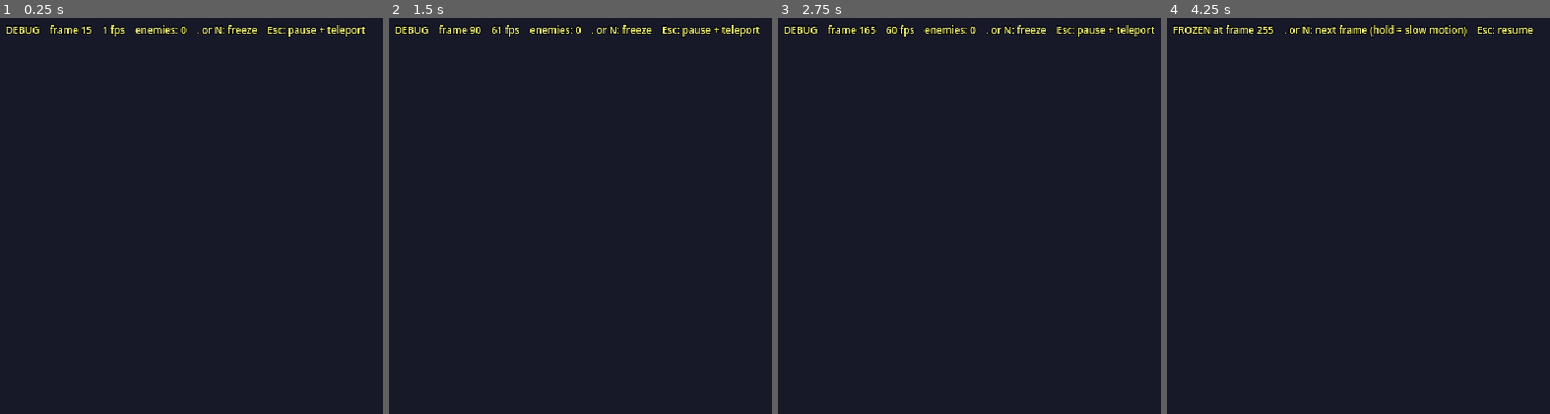
Above: before the commit, frames 1-4 (left to right).
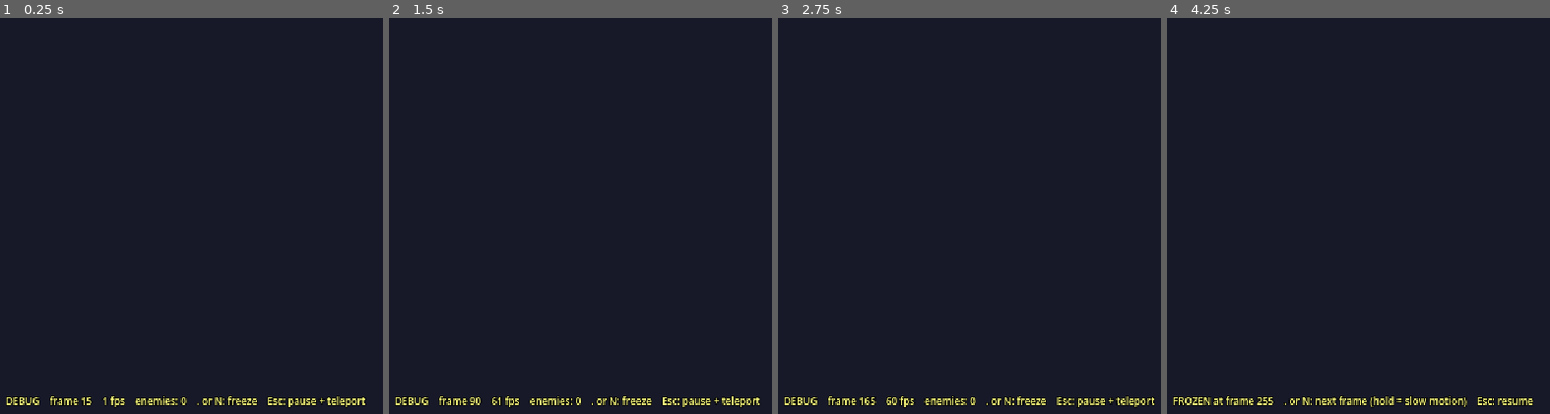
Above: after the commit, the same moments.

Repository: kylebue/sword-scroller
Game: Godot game, scene res://debug/debug_tools.tscn
The game is run twice, just before and just after one commit, with the same random seed, the same clock (stepped at 60 frames per second) and the same inputs. This scene is started directly instead of the project's main scene.
Inputs (mouse positions are in pixels of both pictures, inside the frame that each line leads up to):
- Up to frame 1 (0.25 s): no input
- Up to frame 2 (1.5 s): tap Enter at 0.5 s; move the mouse to (outside the picture) at 0.52 s; hold J (attack) 0.53-1.28 s; hold D (move_right) from 0.53 s (still down); click (outside the picture) at 0.67 s; tap Space (jump) at 0.77 s; move the mouse to (622, 239) at 1.27 s; tap Shift (dash) at 1.35 s
- Up to frame 3 (2.75 s): tap Space (jump) at 1.52, 2 s; move the mouse to (outside the picture) at 2.02 s; release D (move_right) at 2.03 s; hold A (move_left) from 2.03 s (still down); hold J (attack) from 2.03 s (still down)
- Up to frame 4 (4.25 s): tap Enter at 2.75 s; move the mouse to (1519, 307) at 2.77 s; release A (move_left) at 2.78 s; release J (attack) at 2.78 s; hold D (move_right) from 2.78 s (still down); tap Shift (dash) at 2.85 s; click (1519, 307) at 2.92 s; tap Space (jump) at 3.02, 3.5, 3.77 s; move the mouse to (outside the picture) at 3.52 s; hold J (attack) from 3.53 s (still down); tap . (debug_step) at 4.15 s

The runs differ from the first frame. In frame 1, 2.6% of the frame differs, in the area x 1-96%, y 1-99%; in frame 2, 2.8%; in frame 3, 2.8%; in frame 4, 3.0%.

Commit message:
Document dash and debug mode; tidy debug overlay layout
Moves the debug info line and the teleport box so they no longer cover
the boss label or the player, and updates the README for the dash, the
main menu and the developer debug mode.

Co-Authored-By: Claude Fable 5.2 <noreply@anthropic.com>
Claude-Session: https://claude.ai/code/session_0121LV5JSeRAMzWnWqfKbYjy

Diff:
--- a/debug/debug_tools.tscn
+++ b/debug/debug_tools.tscn
@@ -13,9 +13,9 @@
 [node name="InfoLabel" type="Label" parent="CanvasLayer"]
 unique_name_in_owner = true
 offset_left = 8.0
-offset_top = 20.0
+offset_top = 322.0
 offset_right = 632.0
-offset_bottom = 34.0
+offset_bottom = 336.0
 theme_override_colors/font_color = Color(1, 1, 0.5, 1)
 theme_override_colors/font_outline_color = Color(0, 0, 0, 1)
 theme_override_constants/outline_size = 3
@@ -25,17 +25,14 @@
 [node name="TeleportPanel" type="PanelContainer" parent="CanvasLayer"]
 unique_name_in_owner = true
 visible = false
-anchors_preset = 7
+anchors_preset = 5
 anchor_left = 0.5
-anchor_top = 1.0
 anchor_right = 0.5
-anchor_bottom = 1.0
 offset_left = -140.0
-offset_top = -78.0
+offset_top = 62.0
 offset_right = 140.0
-offset_bottom = -38.0
+offset_bottom = 102.0
 grow_horizontal = 2
-grow_vertical = 0
 
 [node name="HBoxContainer" type="HBoxContainer" parent="CanvasLayer/TeleportPanel"]
 layout_mode = 2
